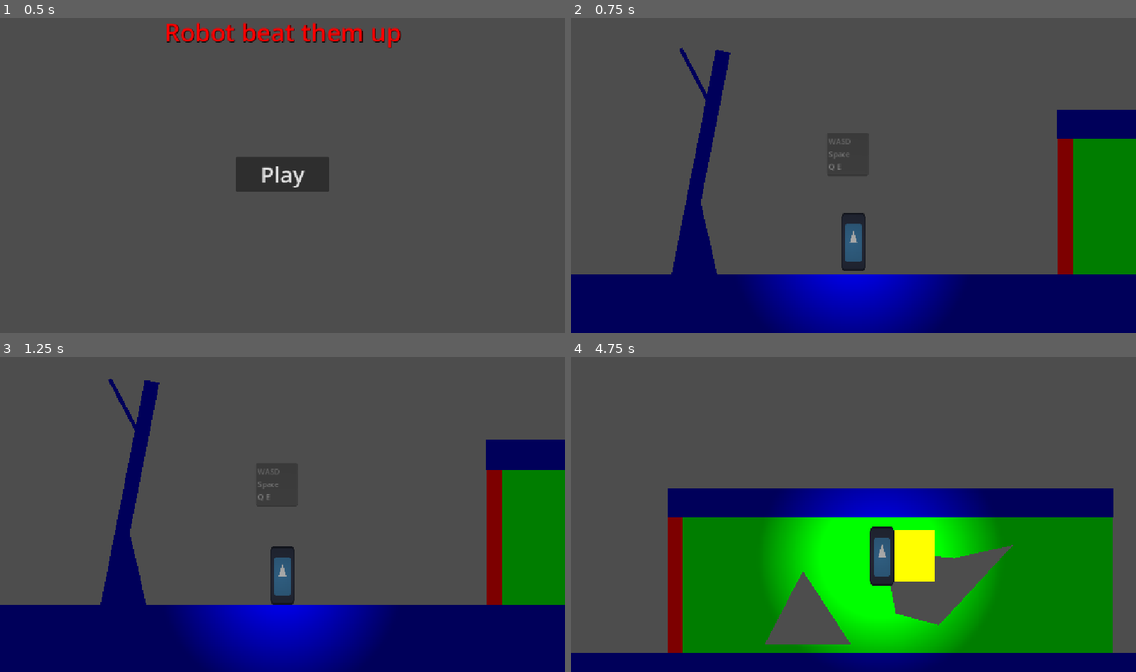
Above: before the commit, frames 1-4 (two rows, left to right).
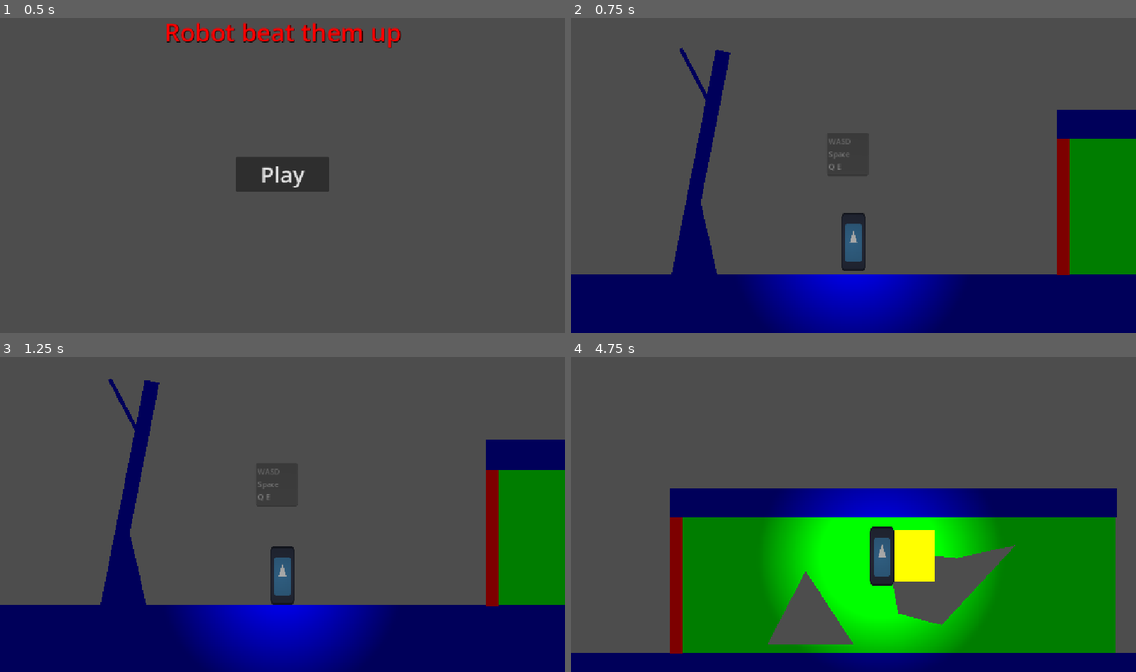
Above: after the commit, the same moments.

Repository: Triopking/Beat-Them-Up
Game: Godot game, scene res://Scenes/menu.tscn
The game is run twice, just before and just after one commit, with the same random seed, the same clock (stepped at 60 frames per second) and the same inputs. The engine's default icon, where the game draws it, is replaced by a stand-in: a white triangle on a blue panel in a dark square.
Inputs:
- Up to frame 1 (0.5 s): no input
- Up to frame 2 (0.75 s): click "Play" at 0.5 s
- Up to frame 3 (1.25 s): no input
- Up to frame 4 (4.75 s): hold Q (AttackL) 1.28-2.03 s; hold D (Right) 1.28-2.78 s; tap Space (Jump) at 1.52, 2.27, 3.77, 4.52 s; tap E (AttackR) at 2.1 s; hold Left (Left) 2.78-3.53 s; hold Shift (Sprint) 2.78-3.53 s; hold D (Right) from 3.53 s (still down); tap Q (AttackL) at 3.6 s; hold E (AttackR) from 4.28 s (still down)

Frame 1 is identical in both runs. In frame 2, 0.3% of the frame differs, in the area x 86-89%, y 38-82%; in frame 3, 0.3%; in frame 4, 0.9%, in the area x 17-97%, y 41-95%.

Commit message:
wingus solved

Diff:
--- a/mechanic-gaunlet/Scenes/first_level.tscn
+++ b/mechanic-gaunlet/Scenes/first_level.tscn
@@ -47,11 +47,6 @@
 shape = SubResource("WorldBoundaryShape2D_ccbq8")
 
 [node name="World" type="Node2D" parent="." unique_id=1916299635]
-
-[node name="1D_Shape" parent="World" unique_id=825557474 instance=ExtResource("3_3qicx")]
-position = Vector2(994.8949, 500.9264)
-rotation = 1.5707964
-scale = Vector2(4.592224, 0.4967146)
 
 [node name="Basic Shape2" parent="World" unique_id=391385206 instance=ExtResource("1_fu4at")]
 position = Vector2(1454.5, 328)
@@ -98,3 +93,8 @@
 position = Vector2(2023.9999, 468)
 scale = Vector2(2.4444444, 12)
 polygon = PackedVector2Array(0, 0, 9, 0, 49.90912, -0.6666641, 31.909119, 13.416668, 9, 9, 0, 9)
+
+[node name="1D_Shape" parent="." unique_id=825557474 instance=ExtResource("3_3qicx")]
+position = Vector2(991.5029, 504.90753)
+rotation = 1.5707964
+scale = Vector2(4.5279307, 0.4222831)
Not shown: 1 places in mechanic-gaunlet/Scenes/first_level.tscn that only renumber resources
Not shown: 1 places in mechanic-gaunlet/first_level_backup.tscn that only renumber resources
